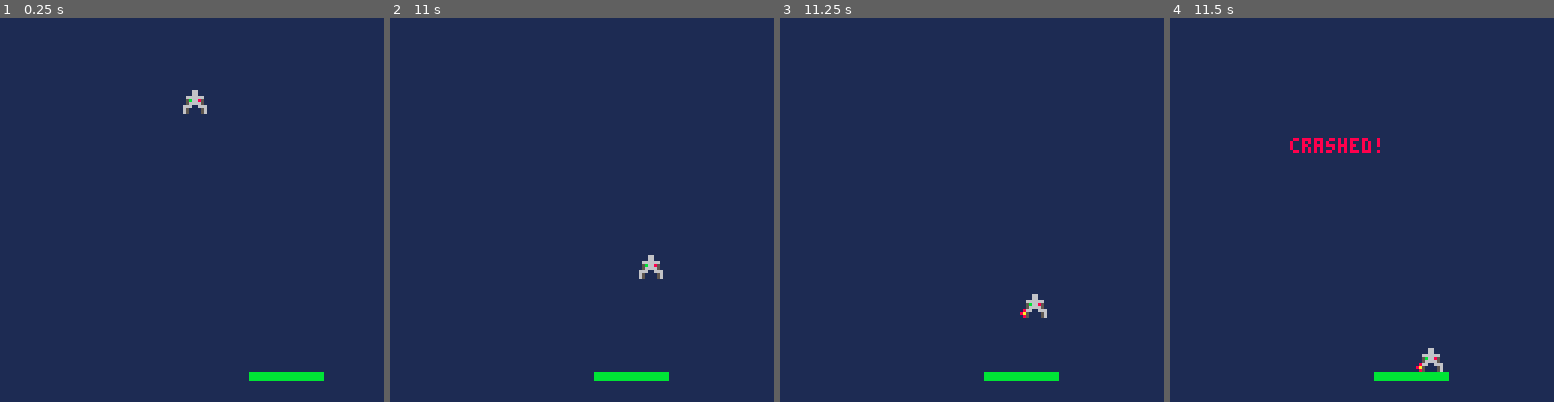
Above: before the commit, frames 1-4 (left to right).
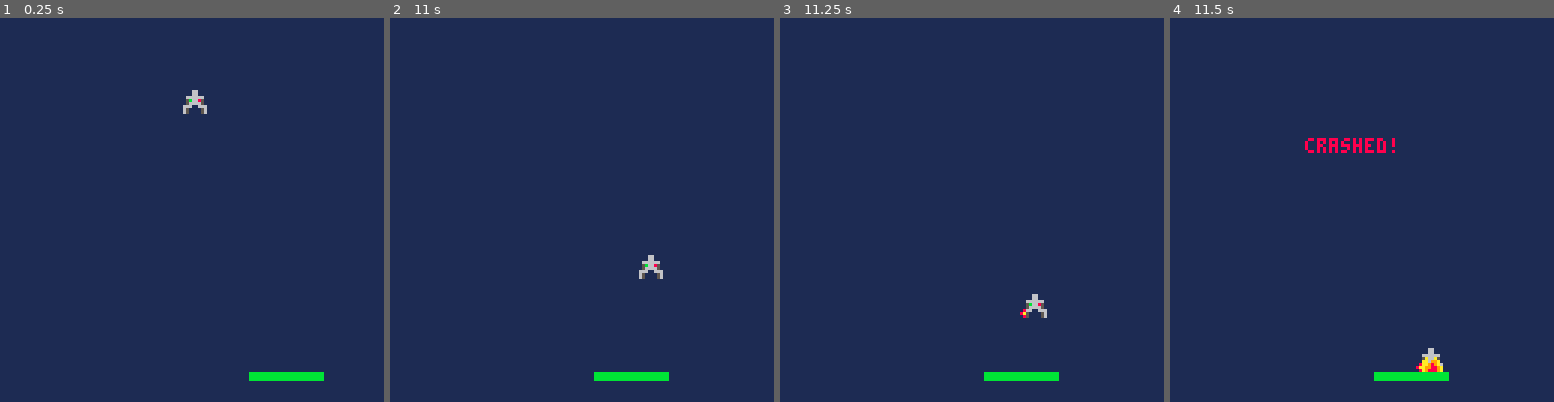
Above: after the commit, the same moments.

Repository: nerdlekar/Pico_lander
Game: PICO-8 cartridge lander.p8
The game is run twice, just before and just after one commit, with the same random seed, the same clock (stepped at 60 frames per second) and the same inputs.
Inputs:
- Up to frame 1 (0.25 s): no input
- Up to frame 2 (11 s): tap X (X key) at 0.33, 1.07, 1.85, 2.97, 4.08, 5.2, 6.32, 7.43, 8.55, 9.67, 10.78 s; tap O (Z key) at 0.7, 1.7, 2.1, 2.5, 2.9, 3.3, 3.7, 4.1, 4.5, 4.9, 5.3, 5.7, 6.1, 6.5, 6.9, 7.3, 7.7, 8.1, 8.5, 8.9, 9.3, 9.7, 10.1, 10.5, 10.9 s; hold Right 1.6-2.1 s; hold Up 2.15-2.42 s; hold Right 2.47-3.03 s; hold Left 3.08-3.58 s; hold Right 4.02-4.68 s; hold Up 4.73-5.03 s; hold Left 5.08-5.68 s; hold Right 6.08-6.58 s; hold Right 6.63-7.13 s; hold Up 7.18-7.45 s; hold Right 7.5-8.07 s; hold Left 8.12-8.62 s; hold Right 9.05-9.72 s; hold Up 9.77-10.07 s; hold Left 10.12-10.72 s
- Up to frame 3 (11.25 s): hold Right from 11.12 s (still down)
- Up to frame 4 (11.5 s): keep holding Right; tap O (Z key) at 11.3 s

Frames 1-3 are identical in both runs. In frame 4, 0.8% of the frame differs, in the area x 31-72%, y 31-93%.

Commit message:
crash sprite, score logic

Diff:
--- a/lander.p8
+++ b/lander.p8
@@ -15,3 +15,11 @@
 007007006660066601133c40008aa800009889000000800000008000000000000000000000000000000000000000000000000000000000000000000000000000
 000000006500005600114c0000899800009999000000000000000000000000000000000000000000000000000000000000000000000000000000000000000000
 00000000650000560000000000088000000aa0000000000000000000000000000000000000000000000000000000000000000000000000000000000000000000
+00000000000000000000000000000000000000000000000000000000000000000000000000000000000000000000000000000000000000000000000000000000
+00000000000000000000000000000000000000000000000000000000000000000000000000000000000000000000000000000000000000000000000000000000
+00000000000000000000000000000000000000000000000000000000000000000000000000000000000000000000000000000000000000000000000000000000
+0000000000a66a000000000000000000000000000000000000000000000000000000000000000000000000000000000000000000000000000000000000000000
+000000000aa699a00000000000000000000000000000000000000000000000000000000000000000000000000000000000000000000000000000000000000000
+000000000aa989a00000000000000000000000000000000000000000000000000000000000000000000000000000000000000000000000000000000000000000
+000000000a99889a0000000000000000000000000000000000000000000000000000000000000000000000000000000000000000000000000000000000000000
+000000000a98889a0000000000000000000000000000000000000000000000000000000000000000000000000000000000000000000000000000000000000000
--- a/lander/main.lua
+++ b/lander/main.lua
@@ -72,6 +72,21 @@
     end
 
 end
+
+---score calculation
+function calculate_score()
+
+    local fuel_score = flr(ship.fuel)
+    local landing_score = max(0,
+        flr((1 - ship.impact_speed) * 100)
+    )
+
+    return fuel_score + landing_score
+
+end
+
+
+
 
 -- ground collision
 if not on_pad and ship.y + 8 >= 120 then
@@ -217,6 +232,7 @@
 if ship.landed then
 
     print("successful landing!", 20, 40, 11)
+    print("Score: "..calculate_score(), 20, 60, 7)
 
     if ship.impact_speed > 0.65 then
         print("hard landing", 20, 50, 8)
@@ -231,7 +247,8 @@
 end
 
 if not ship.alive then
-    print("crashed!", 40, 40, 8)
+    print("crashed!", 45, 40, 8)
+    spr(17, ship.x, ship.y)
 end
 end
 
